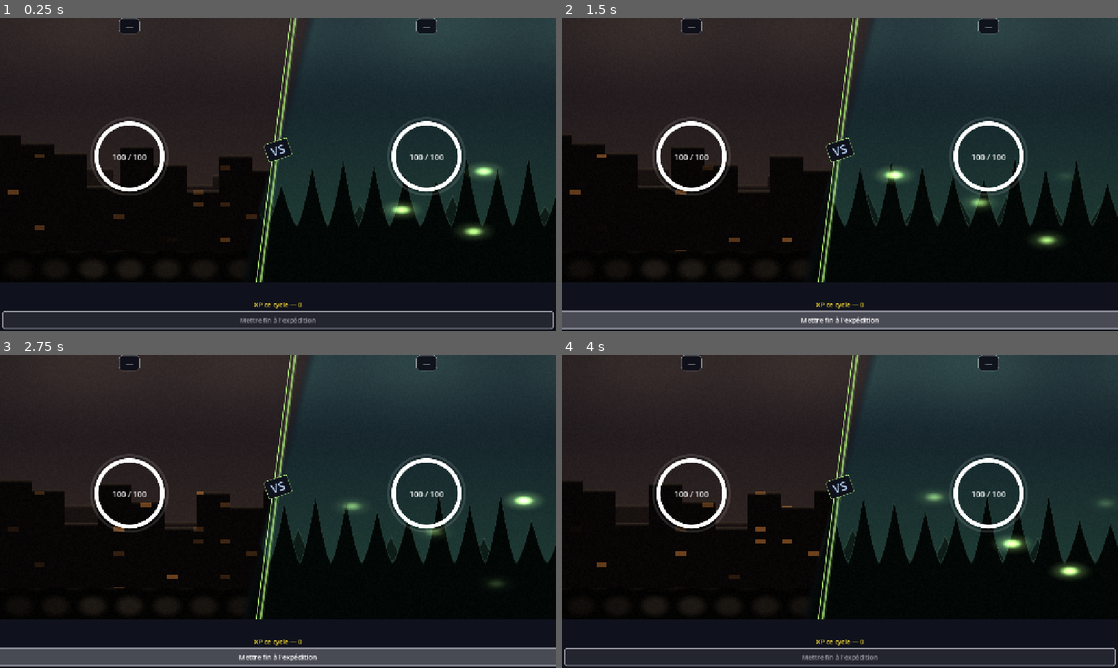
Above: before the commit, frames 1-4 (two rows, left to right).
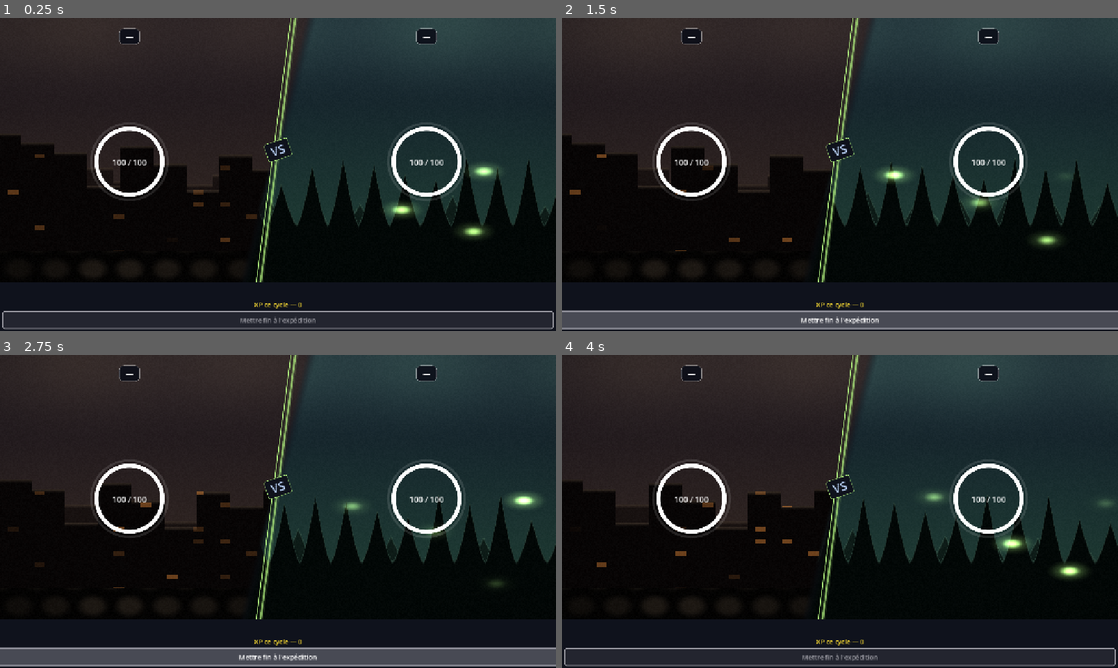
Above: after the commit, the same moments.

Repository: Rhend/Reliquary
Game: Godot game, scene res://scenes/combat/CombatScene.tscn
The game is run twice, just before and just after one commit, with the same random seed, the same clock (stepped at 60 frames per second) and the same inputs. This scene is started directly instead of the project's main scene.
Inputs (mouse positions are in pixels of both pictures, inside the frame that each line leads up to):
- Up to frame 1 (0.25 s): no input
- Up to frame 2 (1.5 s): click "Mettre fin à l'expédition" at 0.5 s; click "Mettre fin à l'expédition" at 1.25 s
- Up to frame 3 (2.75 s): click "Mettre fin à l'expédition" at 2 s
- Up to frame 4 (4 s): tap Enter at 2.75, 2.85, 3.6 s; move the mouse to (962, 495) at 2.77 s; click (962, 495) at 2.92 s; tap Space at 3.02, 3.77 s; move the mouse to (728, 527) at 3.52 s; click (728, 527) at 3.67 s

The runs differ from the first frame. In frame 1, 2.9% of the frame differs, in the area x 16-84%, y 0-59%; in frame 2, 2.9%; in frame 3, 2.9%; in frame 4, 2.9%.

Commit message:
feat(combat): capsules d action/feed bien visibles + plaques aerees
Capsules d intention (Attaque/Critique) : fond plus dense (0.30),
bordure franche, padding, texte 14px detoure et pop elastique a
chaque annonce. Pills du feed (Regeneration, bouclier...) : meme
traitement + pop-in. Les plaques de nom sont decollees du bord haut
de la zone de combat (16px de respiration).

Co-Authored-By: Claude Fable 5 <noreply@anthropic.com>

Diff:
--- a/scripts/combat/CombatScene.gd
+++ b/scripts/combat/CombatScene.gd
@@ -159,6 +159,11 @@
 	col.alignment = BoxContainer.ALIGNMENT_CENTER
 	col.size_flags_horizontal = Control.SIZE_EXPAND_FILL
 	col.add_theme_constant_override("separation", 8)
+
+	# Respiration : décolle la plaque de nom du bord haut de la zone.
+	var top_pad := Control.new()
+	top_pad.custom_minimum_size = Vector2(0, 16)
+	col.add_child(top_pad)
 
 	# Plaque de nom : capsule sombre bordée à la couleur du combattant —
 	# lisible quel que soit le fond animé derrière.
@@ -202,7 +207,9 @@
 	var action := Label.new()
 	action.text = "—"
 	action.horizontal_alignment = HORIZONTAL_ALIGNMENT_CENTER
-	action.add_theme_font_size_override("font_size", 12)
+	action.add_theme_font_size_override("font_size", 14)
+	action.add_theme_constant_override("outline_size", 3)
+	action.add_theme_color_override("font_outline_color", Color(0, 0, 0, 0.7))
 	action.add_theme_color_override("font_color", UIColors.TEXT_MUTED)
 	action_box.add_child(action)
 	var action_center := CenterContainer.new()
@@ -732,24 +739,38 @@
 				0.35 / float(amps.size())).set_trans(Tween.TRANS_SINE)
 	tw.tween_property(_shaker, "position", Vector2.ZERO, 0.05)
 
-# Ajoute un pill transitoire dans le feed (disparaît après ~2s).
+# Ajoute un pill transitoire dans le feed (pop-in, disparaît après ~2s).
 func _push_feed(text: String, color: Color) -> void:
 	if not _feed_box:
 		return
 	var box := PanelContainer.new()
-	box.add_theme_stylebox_override("panel", UIHelpers.card_style(color, 0.16, 0.70, 1, 8))
+	var style := UIHelpers.card_style(color, 0.26, 0.90, 1, 9)
+	style.content_margin_left   = 10
+	style.content_margin_right  = 10
+	style.content_margin_top    = 2
+	style.content_margin_bottom = 3
+	box.add_theme_stylebox_override("panel", style)
 	box.mouse_filter = Control.MOUSE_FILTER_IGNORE
 	var lbl := Label.new()
 	lbl.text = text
-	lbl.add_theme_font_size_override("font_size", 12)
-	lbl.add_theme_color_override("font_color", color)
+	lbl.add_theme_font_size_override("font_size", 13)
+	lbl.add_theme_constant_override("outline_size", 3)
+	lbl.add_theme_color_override("font_outline_color", Color(0, 0, 0, 0.7))
+	lbl.add_theme_color_override("font_color", color.lightened(0.30))
 	box.add_child(lbl)
 	_feed_box.add_child(box)
+	# Pop-in (pivot connu une fois la taille calculée).
+	box.scale = Vector2(0.5, 0.5)
+	box.resized.connect(func() -> void:
+		box.pivot_offset = box.size * 0.5
+	, CONNECT_ONE_SHOT)
 	var tw := create_tween()
-	tw.tween_interval(2.0)
+	tw.tween_property(box, "scale", Vector2.ONE, 0.30) \
+			.set_trans(Tween.TRANS_BACK).set_ease(Tween.EASE_OUT)
+	tw.tween_interval(1.8)
 	tw.tween_property(box, "modulate:a", 0.0, 0.4)
 	# Suppression garantie via un SceneTreeTimer indépendant du Tween.
-	get_tree().create_timer(2.5).timeout.connect(box.queue_free)
+	get_tree().create_timer(2.6).timeout.connect(box.queue_free)
 
 # ═══════════════════════════════════════════════════════════
 #  Journal
@@ -758,11 +779,23 @@
 # Affiche l'intention d'action (capsule visible). Le parent du label est la capsule.
 func _show_action(lbl: Label, text: String, color: Color) -> void:
 	lbl.text = text
-	lbl.add_theme_color_override("font_color", color)
+	lbl.add_theme_color_override("font_color", color.lightened(0.30))
 	var box := lbl.get_parent()
 	if box is PanelContainer:
-		box.add_theme_stylebox_override("panel", UIHelpers.card_style(color, 0.12, 0.50, 1, 8))
+		# Capsule bien visible : fond plus dense, bordure franche, padding.
+		var style := UIHelpers.card_style(color, 0.30, 0.95, 1, 9)
+		style.content_margin_left   = 12
+		style.content_margin_right  = 12
+		style.content_margin_top    = 3
+		style.content_margin_bottom = 4
+		box.add_theme_stylebox_override("panel", style)
 		box.visible = true
+		# Pop d'annonce : la capsule claque à chaque intention d'action.
+		var bc := box as Control
+		bc.pivot_offset = bc.size * 0.5
+		bc.scale = Vector2(0.6, 0.6)
+		create_tween().tween_property(bc, "scale", Vector2.ONE, 0.28) \
+				.set_trans(Tween.TRANS_BACK).set_ease(Tween.EASE_OUT)
 
 # Masque entièrement la capsule d'action : aucun résidu visible hors action.
 func _hide_action(lbl: Label) -> void:
